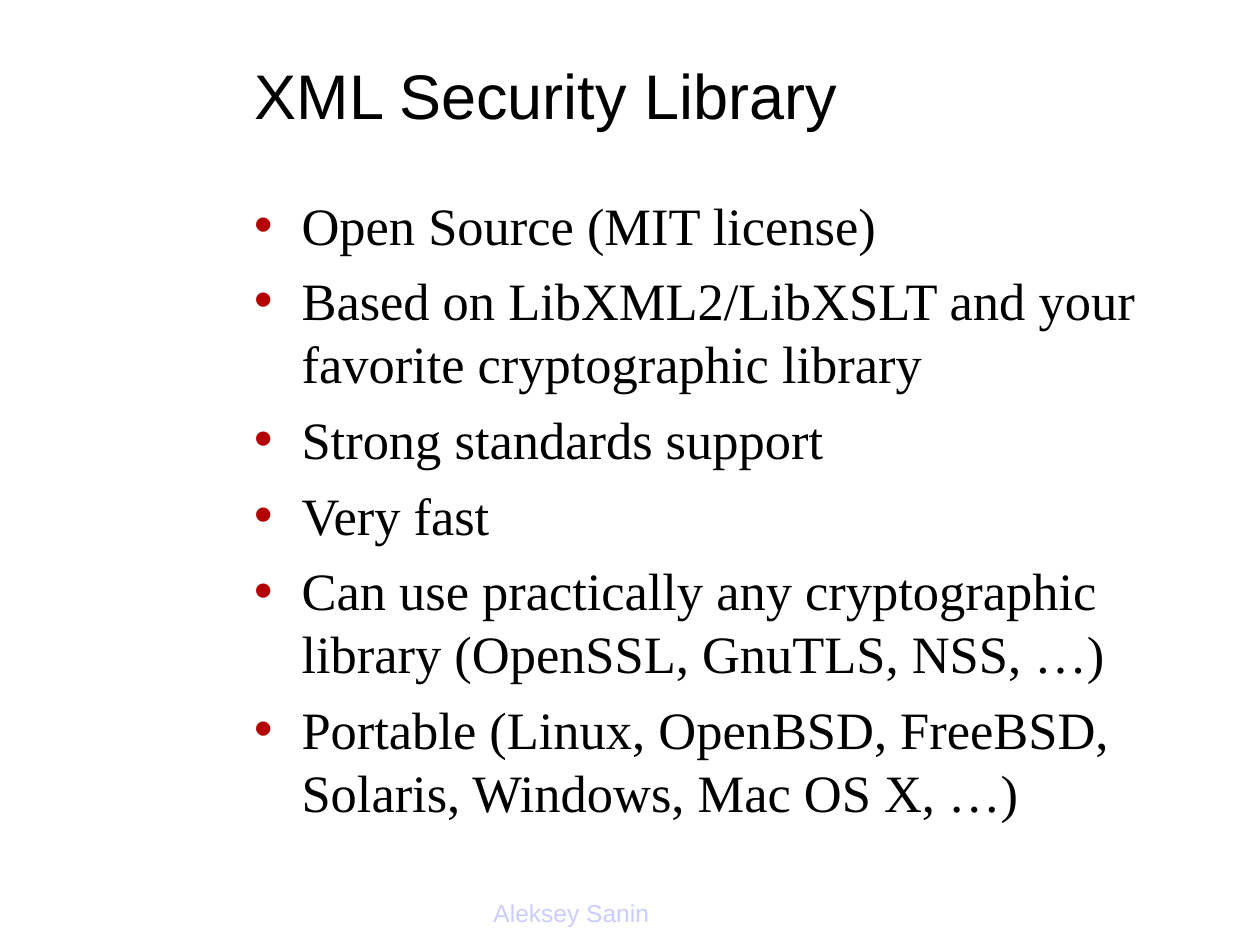
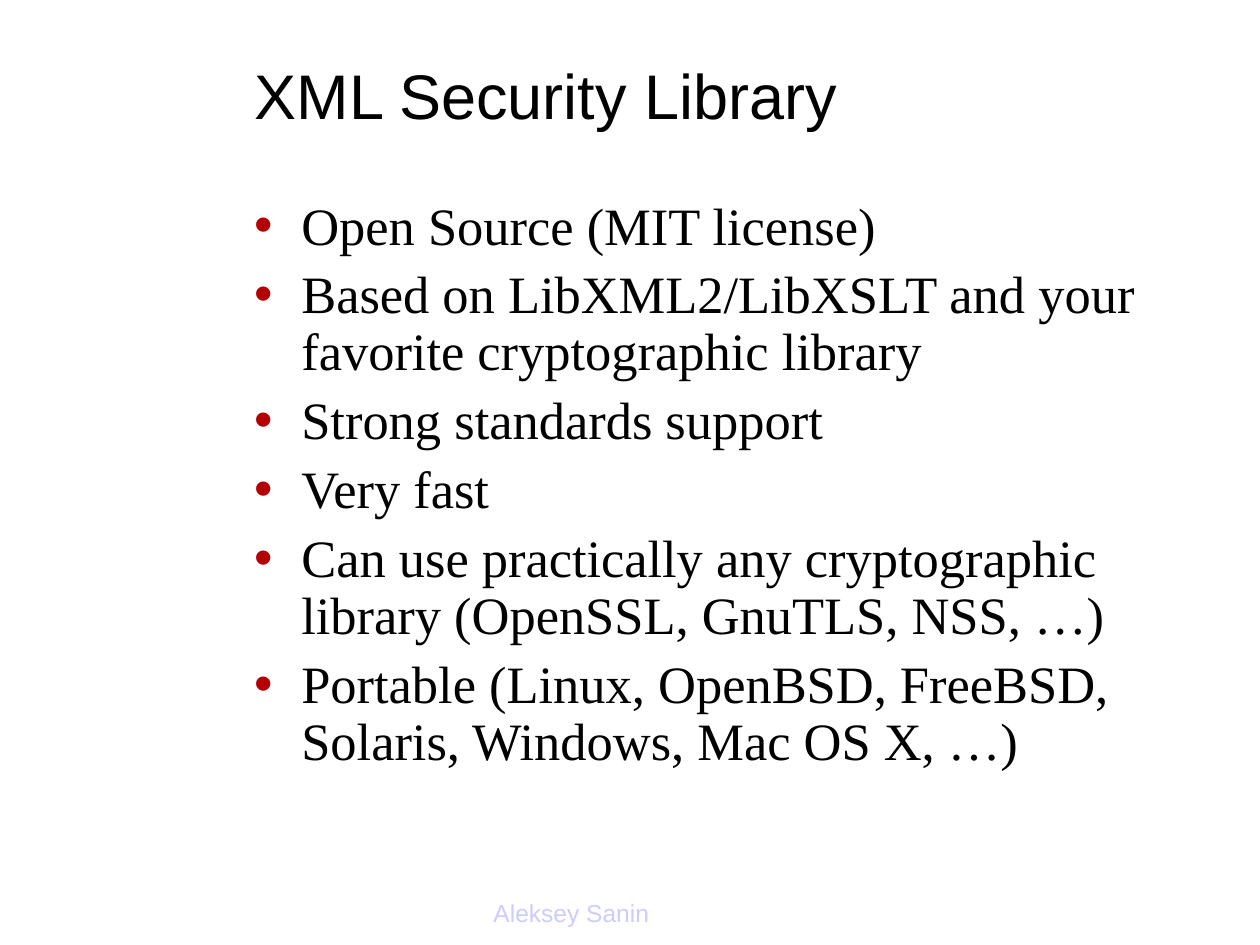
Before and after one commit to lsh123/xmlsec, a slide deck: slide 16 of docs/extra/xmlsec_oscon_2003.ppt. Drawn at 1260x945 pixels with LibreOffice and Linux fonts; fonts in the diff are those of the drawing; background and template pictures are left out. Boxes give left, top, right and bottom in pixels: in the first picture for what was removed or moved away, otherwise in the second. Text is boxed around its words. In the diff, an @@ line names an element or a change of style, - is before the commit and + after.

```diff
--- a/docs/extra/xmlsec_oscon_2003.ppt
+++ b/docs/extra/xmlsec_oscon_2003.ppt
@@ text "Open Source (MIT license)" at [301, 208, 1134, 768]: line spacing 1 to 0.9 @@
```
Also in this commit, not shown: 5 other slides changed, 13 other files.
